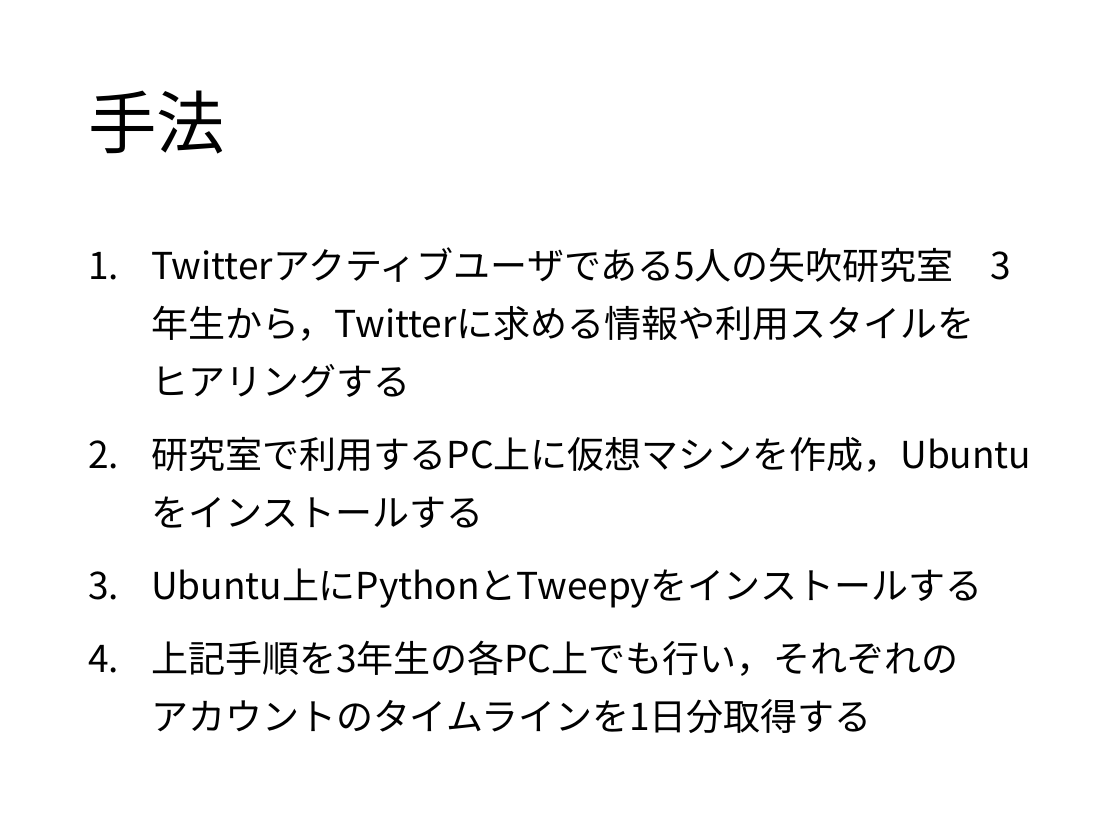
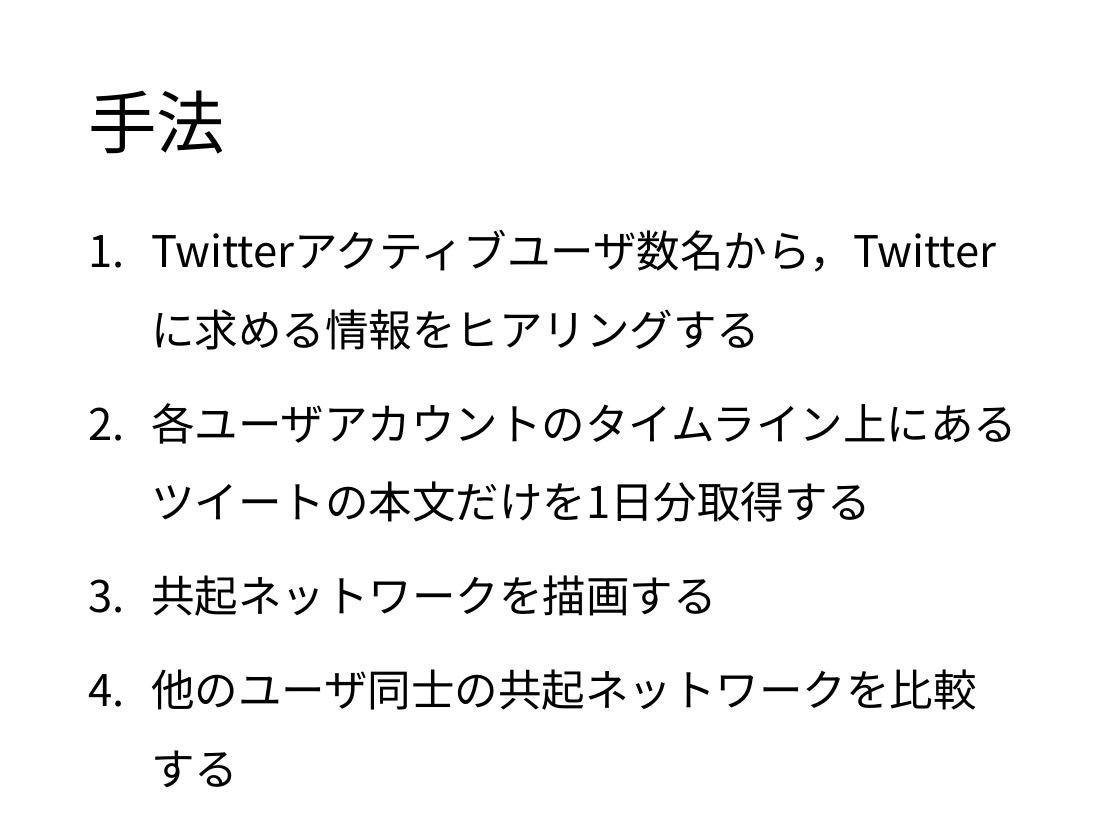
Before and after one commit to keimatsui/kadai, a slide deck: slide 4 of 卒業論文/2014/吉野聡志/最終発表/最終発表スライド.pptx. Drawn at 1120x840 pixels with LibreOffice and Linux fonts; fonts in the diff are those of the drawing. Boxes give left, top, right and bottom in pixels: in the first picture for what was removed or moved away, otherwise in the second. Text is boxed around its words. In the diff, an @@ line names an element or a change of style, - is before the commit and + after.

Commit message:
最終発表スライド提出

```diff
--- a/卒業論文/2014/吉野聡志/最終発表/最終発表スライド.pptx
+++ b/卒業論文/2014/吉野聡志/最終発表/最終発表スライド.pptx
@@ text at [151,230,1017,788]: text changed; size 23.8 to 28 pt @@
-1. Twitterアクティブユーザである5人の矢吹研究室 3年生から，Twitterに求める情報や利用スタイルを ヒアリングする
-2. 研究室で利用するPC上に仮想マシンを作成，Ubuntuをインストールする
-3. Ubuntu上にPythonとTweepyをインストールする
-4. 上記手順を3年生の各PC上でも行い，それぞれの アカウントのタイムラインを1日分取得する
+1. Twitterアクティブユーザ数名から，Twitterに求める情報をヒアリングする
+2. 各ユーザアカウントのタイムライン上にあるツイートの本文だけを1日分取得する
+3. 共起ネットワークを描画する
+4. 他のユーザ同士の共起ネットワークを比較 する
```
Also in this commit, not shown: 13 other slides changed, 3 slides added, 6 slides removed.
